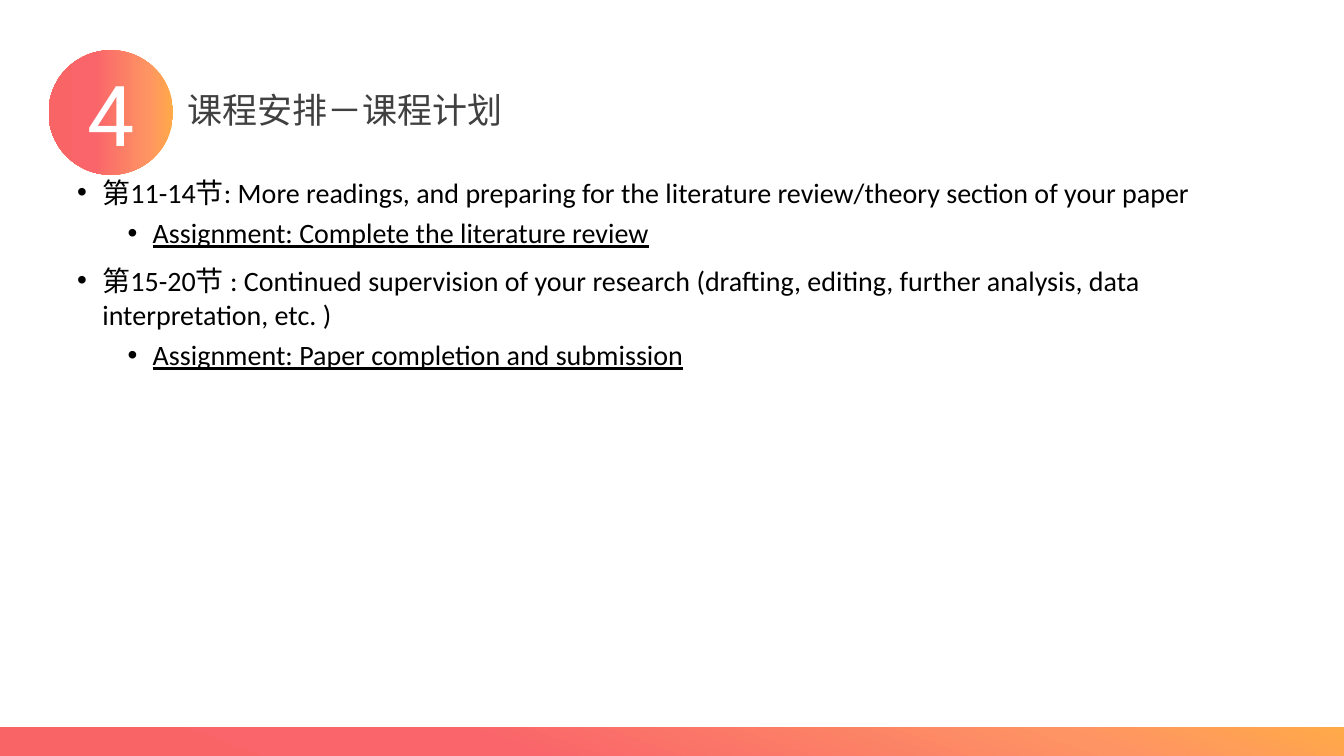
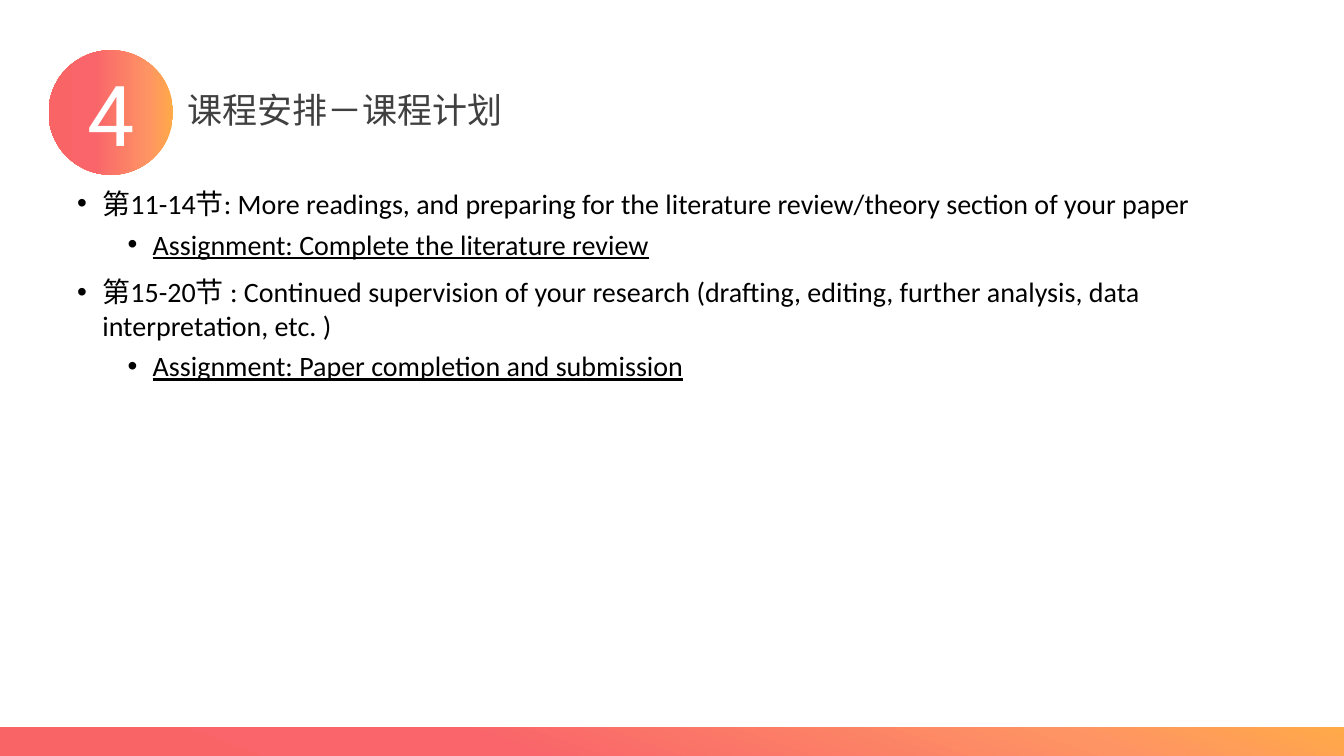
Before and after one commit to XueWenSYan/ViaX_ZY, a slide deck: slide 10 of 定题课.pptx. Drawn at 1344x756 pixels with LibreOffice and Linux fonts; fonts in the diff are those of the drawing. Boxes give left, top, right and bottom in pixels: in the first picture for what was removed or moved away, otherwise in the second. Text is boxed around its words. In the diff, an @@ line names an element or a change of style, - is before the commit and + after.

```diff
--- a/定题课.pptx
+++ b/定题课.pptx
@@ subtitle "第11-14节: More readings, and preparing ...": place and size @@
-subtitle "第11-14节: More readings, and preparing ..." at box(102, 179, 1189, 370)
+subtitle "第11-14节: More readings, and preparing ..." at box(102, 190, 1189, 381)
```
